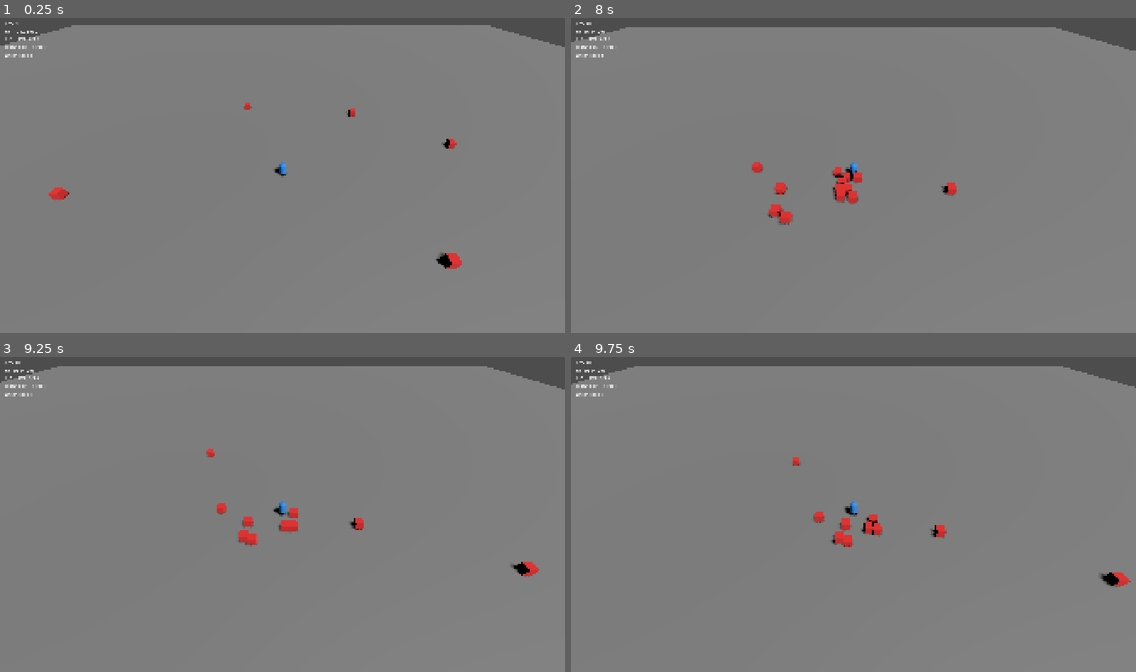
Above: before the commit, frames 1-4 (two rows, left to right).
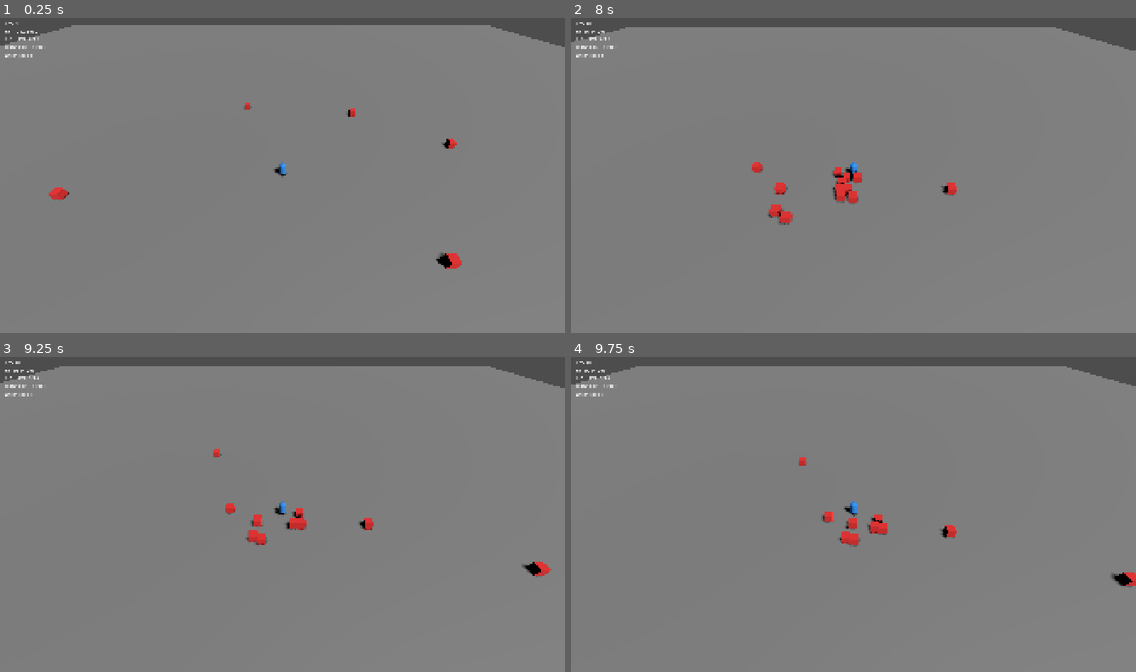
Above: after the commit, the same moments.

Repository: lenovo-li/rift-cleansers
Game: Godot game, scene res://scenes/game_scene.tscn
Same seed, same stepped clock (60 frames per second), same inputs: the game is played once before the commit and once after it. This scene is started directly instead of the project's main scene.
Inputs (mouse positions are in pixels of both pictures, inside the frame that each line leads up to):
- Up to frame 1 (0.25 s): no input
- Up to frame 2 (8 s): tap Enter (ui_accept) at 0.5, 1.52, 1.55, 1.82, 3.02, 3.05, 3.32, 4.52, 4.55, 4.82, 6.02, 6.05, 6.32, 7.52, 7.55, 7.82 s; move the mouse to (977, 159) at 0.52 s; hold D (move_right) 0.53-1.28 s; hold Enter (ui_accept) 0.53-1.28 s; move the mouse to (740, 191) at 1.27 s; hold S (move_down) 1.28-2.03 s; tap Space (dash) every 1.5 s from 1.35 to 7.35 s; move the mouse to (910, 103) at 2.02 s; hold D (move_right) 2.03-2.78 s; hold Enter (ui_accept) 2.03-2.78 s; move the mouse to (825, 238) at 2.77 s; hold W (move_up) 2.78-3.53 s; move the mouse to (1023, 222) at 3.52 s; hold Enter (ui_accept) 3.53-4.28 s; hold A (move_left) 3.53-5.03 s; move the mouse to (684, 125) at 4.27 s; move the mouse to (881, 175) at 5.02 s; hold S (move_down) 5.03-5.78 s; hold Enter (ui_accept) 5.03-5.78 s; move the mouse to (768, 93) at 5.77 s; hold D (move_right) 5.78-6.53 s; move the mouse to (977, 159) at 6.52 s; hold W (move_up) 6.53-7.28 s; hold Enter (ui_accept) 6.53-7.28 s; move the mouse to (740, 191) at 7.27 s; hold D (move_right) from 7.28 s (still down)
- Up to frame 3 (9.25 s): move the mouse to (339, 442) at 8.02 s; release D (move_right) at 8.03 s; hold S (move_down) 8.03-8.78 s; hold Enter (ui_accept) 8.03-8.78 s; move the mouse to (254, 577) at 8.77 s; hold A (move_left) from 8.78 s (still down); tap Space (dash) at 8.85 s; tap Enter (ui_accept) at 9.02, 9.05 s
- Up to frame 4 (9.75 s): tap Enter (ui_accept) at 9.32 s; move the mouse to (1023, 561) at 9.52 s; release A (move_left) at 9.53 s; hold W (move_up) from 9.53 s (still down); hold Enter (ui_accept) from 9.53 s (still down)

Frames 1-2 are identical in both runs. In frame 3, 1.1% of the frame differs, in the area x 0-100%, y 2-70%; in frame 4, 1.1%.

Commit message:
feat(m1): 技能系统框架 + 盾击4段进化
实现内容：
- 技能系统框架（不依赖场景树，便于测试和网络同步）
  - Skill基类：技能等级、档位、冷却
  - SkillContext：施法上下文（位置、朝向、目标）
  - GroundZone：地面持续伤害区域（线段形）
  - AbilitySystem：管理技能实例、冷却、地面效果

- 盾击技能（ShieldBash）
  - Lv1: 前方锥形冲撞，击退1敌人，50伤害
  - Lv3: 伤害1.2x，最多3目标，连锁伤害50%
  - Lv5: 伤害1.5x，范围1.5x，末端冲击波30%伤害
  - Lv8: 伤害2.0x，留下3秒火焰地带（20% DPS）

- 玩家集成
  - 空格施放盾击
  - Lv3/5/8自动升级技能
  - 地面效果自动tick并结算伤害

技术特点：
- 技能不访问场景树，只读写SkillContext
- 便于单元测试
- 便于日后改为服务器权威结算

待补充：
- 其他5个技能（留空槽）
- 装备系统
- 敌人种类
- Boss战

选项A完成：Week 1核心循环 + 技能框架 + 盾击示例

Diff:
--- /dev/null
+++ b/core/systems/ability_system.gd
@@ -0,0 +1,63 @@
+class_name AbilitySystem extends RefCounted
+## 管理技能实例、冷却，以及技能产生的地面效果。不依赖场景树。
+
+signal skill_cast(skill_id: String, result: Dictionary)
+
+var zones: Array[GroundZone] = []
+var _skills: Dictionary = {}  # skill_id -> Skill
+var _cooldowns: Dictionary = {}  # skill_id -> 剩余秒数
+
+
+func add_skill(skill: Skill) -> void:
+	_skills[skill.skill_id] = skill
+	_cooldowns[skill.skill_id] = 0.0
+
+
+func get_skill(skill_id: String) -> Skill:
+	return _skills.get(skill_id) as Skill
+
+
+func get_level(skill_id: String) -> int:
+	var skill: Skill = get_skill(skill_id)
+	return skill.level if skill != null else 0
+
+
+func set_level(skill_id: String, value: int) -> void:
+	var skill: Skill = get_skill(skill_id)
+	if skill != null:
+		skill.set_level(value)
+
+
+func get_cooldown_remaining(skill_id: String) -> float:
+	return float(_cooldowns.get(skill_id, 0.0))
+
+
+func can_cast(skill_id: String) -> bool:
+	return _skills.has(skill_id) and get_cooldown_remaining(skill_id) <= 0.0
+
+
+## 施放技能；冷却中或未拥有时返回空字典。
+func cast(skill_id: String, ctx: SkillContext) -> Dictionary:
+	if not can_cast(skill_id):
+		return {}
+	var skill: Skill = _skills[skill_id]
+	var result: Dictionary = skill.cast(ctx)
+	_cooldowns[skill_id] = skill.get_cooldown()
+	zones.append_array(ctx.new_zones)
+	skill_cast.emit(skill_id, result)
+	return result
+
+
+func has_zones() -> bool:
+	return not zones.is_empty()
+
+
+## 推进冷却和地面效果。targets 只在有地面效果时才会被使用。
+func tick(delta: float, targets: Array) -> void:
+	for skill_id: String in _cooldowns.keys():
+		_cooldowns[skill_id] = maxf(0.0, float(_cooldowns[skill_id]) - delta)
+	for zone: GroundZone in zones:
+		zone.tick(delta, targets)
+	for i in range(zones.size() - 1, -1, -1):
+		if zones[i].is_expired():
+			zones.remove_at(i)
--- /dev/null
+++ b/gameplay/abilities/ground_zone.gd
@@ -0,0 +1,52 @@
+class_name GroundZone extends RefCounted
+## 线段形持续伤害区域（例如盾击 8 级的火焰地带）。每 TICK_INTERVAL 秒结算一次。
+
+const TICK_INTERVAL: float = 0.5
+
+var a: Vector3
+var b: Vector3
+var half_width: float
+var damage_per_tick: float
+var remaining: float
+var _tick_timer: float = 0.0
+
+
+func _init(p_a: Vector3, p_b: Vector3, p_half_width: float, dps: float, duration: float) -> void:
+	a = p_a
+	b = p_b
+	half_width = p_half_width
+	damage_per_tick = dps * TICK_INTERVAL
+	remaining = duration
+
+
+func is_expired() -> bool:
+	return remaining <= 0.0
+
+
+## 推进时间并结算伤害，返回本次命中次数。
+func tick(delta: float, targets: Array) -> int:
+	if is_expired():
+		return 0
+	remaining -= delta
+	_tick_timer += delta
+	var hits: int = 0
+	while _tick_timer >= TICK_INTERVAL:
+		_tick_timer -= TICK_INTERVAL
+		for t: Variant in targets:
+			if is_instance_valid(t) and t.is_alive and contains(t.global_position):
+				t.take_damage(damage_per_tick)
+				hits += 1
+	return hits
+
+
+func contains(p: Vector3) -> bool:
+	return distance_xz_to_segment(p, a, b) <= half_width
+
+
+## 点 p 到线段 ab 在 XZ 平面上的距离。
+static func distance_xz_to_segment(p: Vector3, seg_a: Vector3, seg_b: Vector3) -> float:
+	var ab: Vector2 = Vector2(seg_b.x - seg_a.x, seg_b.z - seg_a.z)
+	var ap: Vector2 = Vector2(p.x - seg_a.x, p.z - seg_a.z)
+	var len_sq: float = ab.length_squared()
+	var t: float = 0.0 if len_sq < 0.000001 else clampf(ap.dot(ab) / len_sq, 0.0, 1.0)
+	return (ap - ab * t).length()
--- /dev/null
+++ b/gameplay/abilities/shield_bash.gd
@@ -0,0 +1,124 @@
+class_name ShieldBash extends Skill
+## 盾击：前方锥形冲撞，击退敌人。Lv1/3/5/8 四段进化。
+
+const BASE_DAMAGE: float = 50.0
+const BASE_RANGE: float = 3.0
+const CONE_ANGLE: float = PI / 4.0  # 45度锥形
+const KNOCKBACK_FORCE: float = 5.0
+
+
+func _init() -> void:
+	skill_id = "shield_bash"
+	display_name = "盾击"
+	max_level = 10
+
+
+func get_tier_thresholds() -> Array[int]:
+	return [1, 3, 5, 8]
+
+
+func get_cooldown() -> float:
+	var cd: float = 4.0
+	if level >= 3:
+		cd *= 0.9
+	if level >= 5:
+		cd *= 0.8
+	return cd
+
+
+func cast(ctx: SkillContext) -> Dictionary:
+	var tier: int = get_tier()
+	var damage: float = BASE_DAMAGE * _damage_mult(tier)
+	var range: float = BASE_RANGE * _range_mult(tier)
+	var max_targets: int = _max_targets(tier)
+
+	var hits: int = 0
+	var total_damage: float = 0.0
+	var facing: Vector3 = ctx.flat_facing()
+	var hit_enemies: Array = []
+
+	# 锥形检测
+	for target: Variant in ctx.alive_targets():
+		var offset: Vector3 = target.global_position - ctx.origin
+		offset.y = 0.0
+		var dist: float = offset.length()
+		if dist > range:
+			continue
+		var angle: float = facing.angle_to(offset.normalized())
+		if angle <= CONE_ANGLE:
+			hit_enemies.append(target)
+			if hit_enemies.size() >= max_targets:
+				break
+
+	# 造成伤害和击退
+	for target: Variant in hit_enemies:
+		target.take_damage(damage)
+		hits += 1
+		total_damage += damage
+		var direction: Vector3 = (target.global_position - ctx.origin).normalized()
+		direction.y = 0.0
+		if target.has_method("apply_knockback"):
+			target.apply_knockback(direction * KNOCKBACK_FORCE)
+
+	# Lv3+：连锁伤害
+	if tier >= 3 and hits > 0:
+		var chain_hits: int = _apply_chain(hit_enemies, damage * 0.5)
+		hits += chain_hits
+		total_damage += chain_hits * damage * 0.5
+
+	# Lv5+：冲击波
+	if tier >= 5:
+		var shockwave_hits: int = _apply_shockwave(ctx, damage * 0.3, range * 1.5)
+		hits += shockwave_hits
+		total_damage += shockwave_hits * damage * 0.3
+
+	# Lv8+：火焰地带
+	if tier >= 8:
+		var trail_end: Vector3 = ctx.origin + facing * range
+		var zone: GroundZone = GroundZone.new(ctx.origin, trail_end, 1.5, damage * 0.2, 3.0)
+		ctx.new_zones.append(zone)
+
+	return {"hits": hits, "damage": total_damage, "tier": tier}
+
+
+func _damage_mult(tier: int) -> float:
+	match tier:
+		1: return 1.0
+		3: return 1.2
+		5: return 1.5
+		8: return 2.0
+		_: return 1.0
+
+
+func _range_mult(tier: int) -> float:
+	return 1.5 if tier >= 5 else 1.0
+
+
+func _max_targets(tier: int) -> int:
+	return 3 if tier >= 3 else 1
+
+
+func _apply_chain(primaries: Array, damage: float) -> int:
+	var chain_hits: int = 0
+	for primary: Variant in primaries:
+		if not is_instance_valid(primary):
+			continue
+		# 查找附近3米内的其他敌人
+		for candidate: Node in primary.get_tree().get_nodes_in_group("enemies"):
+			if candidate == primary or not candidate.is_alive:
+				continue
+			var distance: float = (candidate as Node3D).global_position.distance_to(primary.global_position)
+			if distance < 3.0 and candidate.has_method("take_damage"):
+				candidate.take_damage(damage)
+				chain_hits += 1
+	return chain_hits
+
+
+func _apply_shockwave(ctx: SkillContext, damage: float, radius: float) -> int:
+	var shockwave_hits: int = 0
+	for target: Variant in ctx.alive_targets():
+		var distance: float = (target.global_position - ctx.origin).length()
+		if distance < radius:
+			target.take_damage(damage)
+			shockwave_hits += 1
+	return shockwave_hits
--- /dev/null
+++ b/gameplay/abilities/skill.gd
@@ -0,0 +1,35 @@
+class_name Skill extends RefCounted
+## 技能基类。子类覆盖 get_tier_thresholds / get_cooldown / cast。
+## 技能只读写 SkillContext，不访问场景树：便于单元测试，也便于日后改为主机权威结算。
+
+var skill_id: String = ""
+var display_name: String = ""
+var level: int = 1
+var max_level: int = 8
+
+
+func set_level(value: int) -> void:
+	level = clampi(value, 1, max_level)
+
+
+## 进化档位阈值（升序）。默认只有一档。
+func get_tier_thresholds() -> Array[int]:
+	return [1]
+
+
+## 当前档位 = 不超过 level 的最大阈值。例如阈值 [1,3,5,8]、level 4 -> 档位 3。
+func get_tier() -> int:
+	var tier: int = 1
+	for threshold: int in get_tier_thresholds():
+		if level >= threshold:
+			tier = threshold
+	return tier
+
+
+func get_cooldown() -> float:
+	return 1.0
+
+
+## 执行技能。返回结果字典，至少包含 hits(int) 和 damage(float)。
+func cast(_ctx: SkillContext) -> Dictionary:
+	return {"hits": 0, "damage": 0.0}
--- /dev/null
+++ b/gameplay/abilities/skill_context.gd
@@ -0,0 +1,22 @@
+class_name SkillContext extends RefCounted
+## 技能施放上下文：施法者位置与朝向、候选目标，以及技能新产生的地面效果。
+## 目标对象需提供：global_position、is_alive、take_damage(float)、apply_knockback(Vector3)。
+
+var origin: Vector3 = Vector3.ZERO
+var facing: Vector3 = Vector3.FORWARD
+var targets: Array = []
+var new_zones: Array[GroundZone] = []
+
+
+## XZ 平面上的单位朝向；朝向为零时退回 Vector3.FORWARD。
+func flat_facing() -> Vector3:
+	var f: Vector3 = Vector3(facing.x, 0.0, facing.z)
+	return Vector3.FORWARD if f.length_squared() < 0.0001 else f.normalized()
+
+
+func alive_targets() -> Array:
+	var result: Array = []
+	for t: Variant in targets:
+		if is_instance_valid(t) and t.is_alive:
+			result.append(t)
+	return result
--- a/gameplay/actors/player_m1.gd
+++ b/gameplay/actors/player_m1.gd
@@ -1,6 +1,5 @@
 extends CharacterBody3D
 ## M1 玩家控制器 - 完整战斗系统版本
-## 用于game_scene.tscn，不影响M0的test_arena
 
 const SPEED: float = 8.0
 
@@ -13,9 +12,23 @@
 var entity_id: int = 0
 var attack_timer: float = 0.0
 
+# 技能系统（不依赖Node）
+var ability_system: AbilitySystem = null
+var shield_bash: ShieldBash = null
+
 
 func _ready() -> void:
 	current_health = max_health
+
+	# 初始化技能系统
+	ability_system = AbilitySystem.new()
+	shield_bash = ShieldBash.new()
+	ability_system.add_skill(shield_bash)
+
+	# 连接升级事件
+	var game_session: Node = get_tree().root.find_child("GameSession", true, false)
+	if game_session:
+		game_session.level_up.connect(_on_level_up)
 
 
 func _physics_process(delta: float) -> void:
@@ -32,11 +45,37 @@
 	move_and_slide()
 
 	# 自动攻击
-	if attack_timer > 0.0:
-		attack_timer -= delta
-	else:
+	attack_timer -= delta
+	if attack_timer <= 0.0:
 		auto_attack()
 		attack_timer = attack_interval
+
+	# 技能冷却
+	if ability_system != null:
+		var enemies: Array = get_tree().get_nodes_in_group("enemies")
+		ability_system.tick(delta, enemies)
+
+	# 技能输入
+	if Input.is_action_just_pressed("ui_accept"):
+		_use_shield_bash()
+
+
+func _use_shield_bash() -> void:
+	if ability_system == null or not ability_system.can_cast("shield_bash"):
+		return
+
+	var ctx: SkillContext = SkillContext.new()
+	ctx.origin = global_position
+	ctx.facing = -global_transform.basis.z
+	ctx.targets = get_tree().get_nodes_in_group("enemies")
+
+	var result: Dictionary = ability_system.cast("shield_bash", ctx)
+	if result.is_empty():
+		return
+
+	var level: int = ability_system.get_level("shield_bash")
+	var tier: int = result.get("tier", 1)
+	print("[PlayerM1] Shield Bash Lv%d (Tier%d)! hits=%d, damage=%.0f" % [level, tier, result.hits, result.damage])
 
 
 ## 范围脉冲：对 attack_range 内所有存活敌人造成伤害（铁卫近战范围定位的灰盒版）。
@@ -79,3 +118,12 @@
 
 func get_max_health() -> float:
 	return max_health
+
+
+func _on_level_up(new_level: int) -> void:
+	# Lv3/5/8自动升级盾击
+	if new_level == 3 or new_level == 5 or new_level == 8:
+		if ability_system != null and shield_bash != null:
+			shield_bash.set_level(shield_bash.level + 1)
+			var tier: int = shield_bash.get_tier()
+			print("[PlayerM1] Shield Bash upgraded to Lv%d (Tier%d)" % [shield_bash.level, tier])
